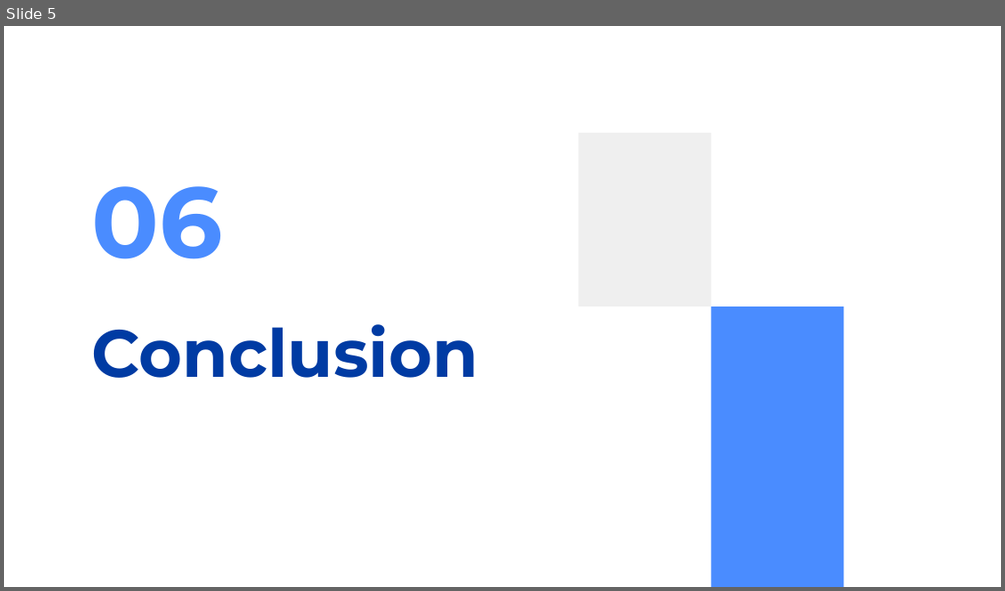
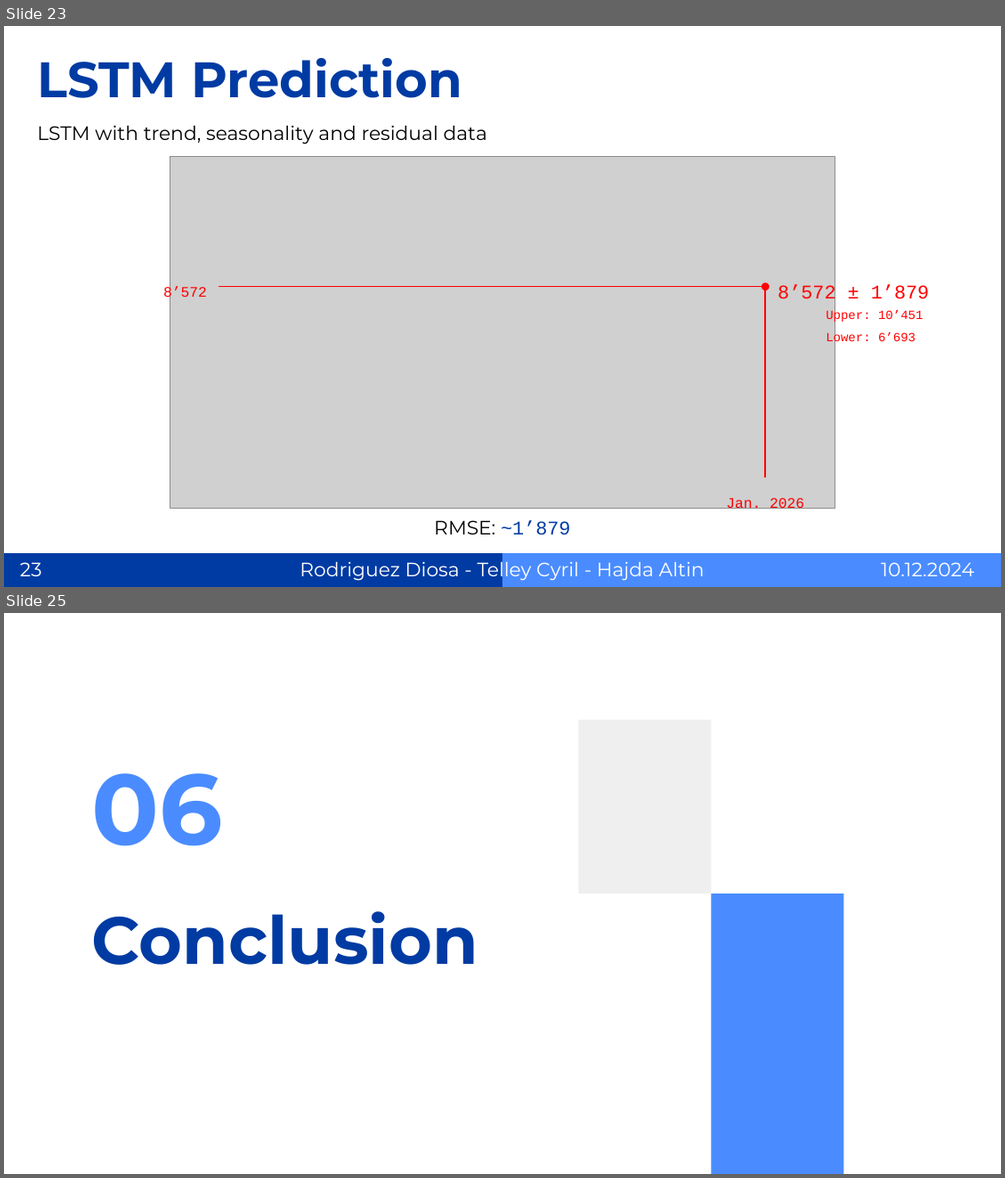
Before and after one commit to SuperMegaFort/TSM-AnSeqDa, a slide deck: presentation/pres_AnSeqDa.pptx. Shown one above the other, each under a label of ours: slide 5 before the commit, slides 23 and 25 after it; the slides between them are not shown. The pictures are 1005x591 and 1005x1178 pixels, drawn with LibreOffice and Linux fonts; fonts in the diff are those of the drawing; grey boxes stand for pictures. Boxes give left, top, right and bottom in pixels: in the first picture for what was removed or moved away, otherwise in the second. Text is boxed around its words. In the diff, an @@ line names an element or a change of style, - is before the commit and + after.

```diff
--- a/presentation/pres_AnSeqDa.pptx
+++ b/presentation/pres_AnSeqDa.pptx
@@ slide 23 added at box(4, 26, 1001, 587), background #FFFFFF @@
@@ title added at box(37, 58, 462, 98), 36 pt, text #003BA3, bold @@
+LSTM Prediction
@@ subtitle added at box(37, 125, 487, 144), 14 pt, text #000000 @@
+LSTM with trend, seasonality and residual data
@@ picture added at box(170, 157, 835, 507) @@
@@ text added at box(163, 286, 207, 301), 10.5 pt, text #FF0000 @@
+8’572
@@ line added from (766, 286) to (218, 286), #FF0000 1 pt @@
@@ ellipse added at box(762, 284, 768, 289), fill #FF0000, outline #FF0000 2 pt @@
@@ line added from (766, 477) to (766, 286), #FF0000 1 pt @@
@@ text added at box(777, 284, 929, 305), 14 pt, text #FF0000 @@
+8’572 ± 1’879
@@ text added at box(825, 310, 922, 346), 9 pt, text #FF0000 @@
+Upper: 10’451
+Lower: 6’693
@@ text added at box(726, 498, 804, 512), 10.5 pt, text #FF0000 @@
+Jan. 2026
@@ text added at box(434, 520, 570, 535), 14 pt, text #003BA3 @@
+RMSE: ~1’879
@@ rectangle added at box(4, 553, 502, 587), fill #003BA3 @@
@@ text added at box(299, 558, 704, 581), 14 pt, text #FFFFFF @@
+Rodriguez Diosa - Telley Cyril - Hajda Altin
@@ rectangle added at box(502, 553, 1001, 587), fill #4A8CFF @@
@@ page number added at box(20, 562, 42, 576), 14 pt, text #FFFFFF @@
+23
@@ text added at box(881, 562, 974, 576), 14 pt, text #FFFFFF @@
+10.12.2024
@@ what was slide 5 is now slide 25 @@
```
Also in this commit, not shown: 5 slides changed, 20 other slides added, 3 other files.
